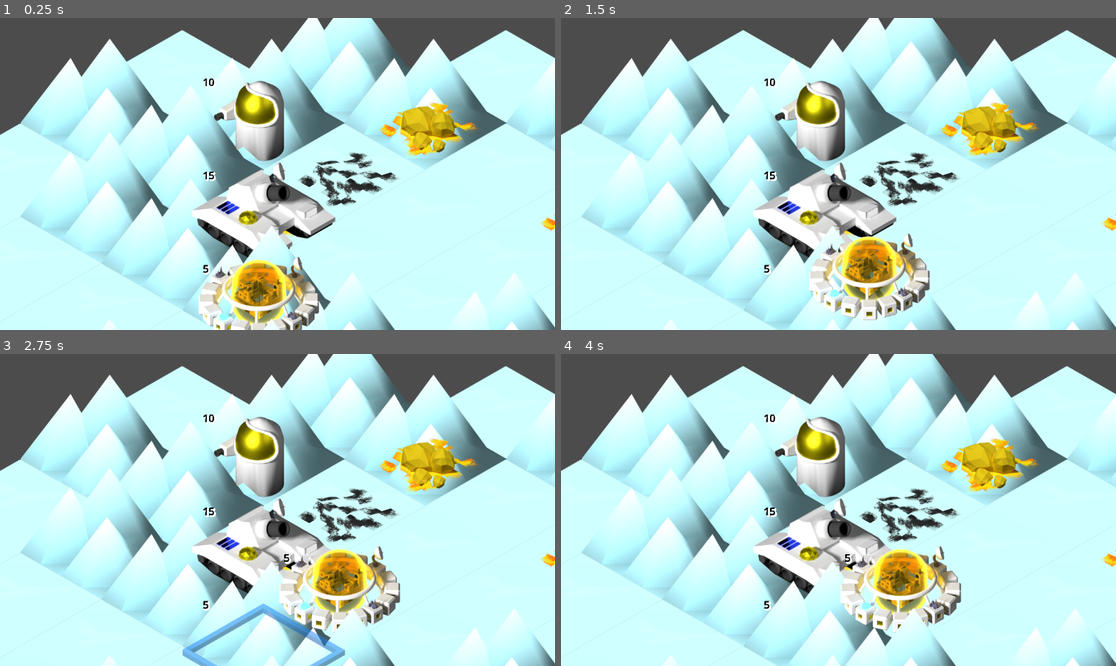
Above: before the commit, frames 1-4 (two rows, left to right).
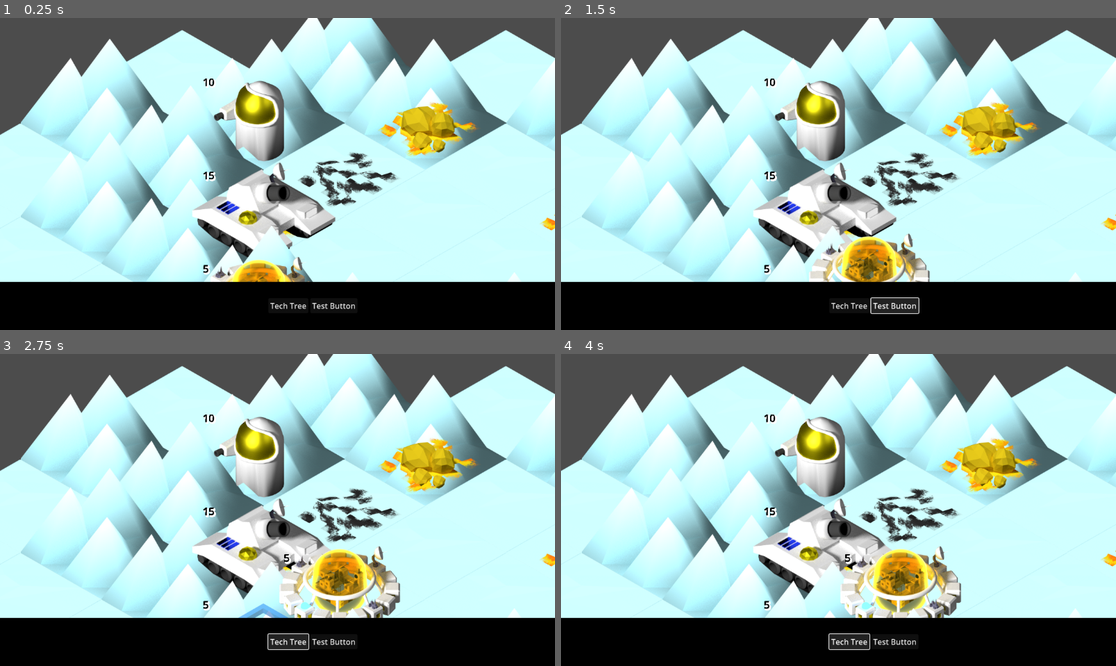
Above: after the commit, the same moments.

Repository: lifflander/stp
Game: Godot game, scene res://node_2d.tscn
Two runs of this game, one before a commit and one after it. Both use one fixed random seed, a clock stepped at 60 frames per second and the inputs below.
Inputs (mouse positions are in pixels of both pictures, inside the frame that each line leads up to):
- Up to frame 1 (0.25 s): no input
- Up to frame 2 (1.5 s): click (849, 305) at 0.5 s, where only the run after the commit has a clickable "Tech Tree"; click (894, 305) at 1.25 s, where only the run after the commit has a clickable "Test Button"
- Up to frame 3 (2.75 s): click (288, 641) at 2 s, where only the run after the commit has a clickable "Tech Tree"
- Up to frame 4 (4 s): click (894, 641) at 2.75 s, where only the run after the commit has a clickable "Test Button"; click (849, 641) at 3.5 s, where only the run after the commit has a clickable "Tech Tree"

The runs differ from the first frame. In frame 1, 16% of the frame differs, in the area x 0-100%, y 84-100%; in frame 2, 16%; in frame 3, 16%; in frame 4, 16%.

Commit message:
Resize for UI

Diff:
--- a/CharacterBody2D.gd
+++ b/CharacterBody2D.gd
@@ -7,6 +7,15 @@
 
 func _ready():
 	set_process_input(true)
+
+	get_tree().get_root().size_changed.connect(resize)
+
+func resize():
+	var size = get_tree().get_root().get_viewport().size
+	var cr = get_parent().find_child("ColorRect") as ColorRect
+	var cc = get_parent().find_child("CenterContainer") as CenterContainer
+	cr.set_size(Vector2i(size.x, 100))
+	cc.set_size(Vector2i(size.x, 50))
 
 func _input(event):
 	if event is InputEventMouseButton:
--- /dev/null
+++ b/basic-system-font.tres
@@ -0,0 +1,4 @@
+[gd_resource type="SystemFont" format=3 uid="uid://dkdiv2nun8h0t"]
+
+[resource]
+font_weight = 425
--- a/node_2d.tscn
+++ b/node_2d.tscn
@@ -6,6 +6,7 @@
 [ext_resource type="Script" path="res://Map.gd" id="3_et2nw"]
 [ext_resource type="Script" path="res://CharacterBody2D.gd" id="3_qhnfj"]
 [ext_resource type="Script" path="res://LogicEngine.gd" id="3_uiovt"]
+[ext_resource type="SystemFont" uid="uid://dkdiv2nun8h0t" path="res://basic-system-font.tres" id="7_1kuxj"]
 
 [sub_resource type="Environment" id="Environment_qo0ox"]
 background_mode = 3
@@ -74,7 +75,6 @@
 script = ExtResource("3_2d54c")
 
 [node name="UI" type="CanvasLayer" parent="."]
-visible = false
 
 [node name="Control" type="Control" parent="UI"]
 layout_mode = 3
@@ -102,7 +102,8 @@
 
 [node name="Button" type="Button" parent="UI/Control/CenterContainer/HBoxContainer"]
 layout_mode = 2
-text = "Test Button"
+theme_override_fonts/font = ExtResource("7_1kuxj")
+text = "Tech Tree"
 
 [node name="Button2" type="Button" parent="UI/Control/CenterContainer/HBoxContainer"]
 layout_mode = 2
Not shown: 1 places in node_2d.tscn that only renumber resources
